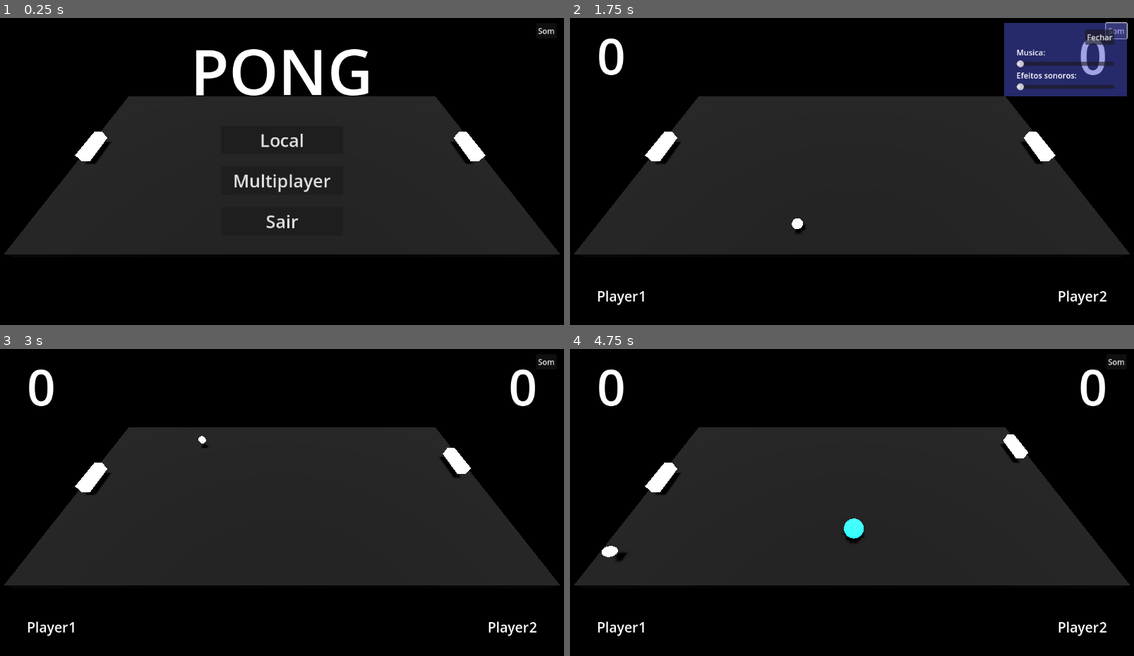
Above: before the commit, frames 1-4 (two rows, left to right).
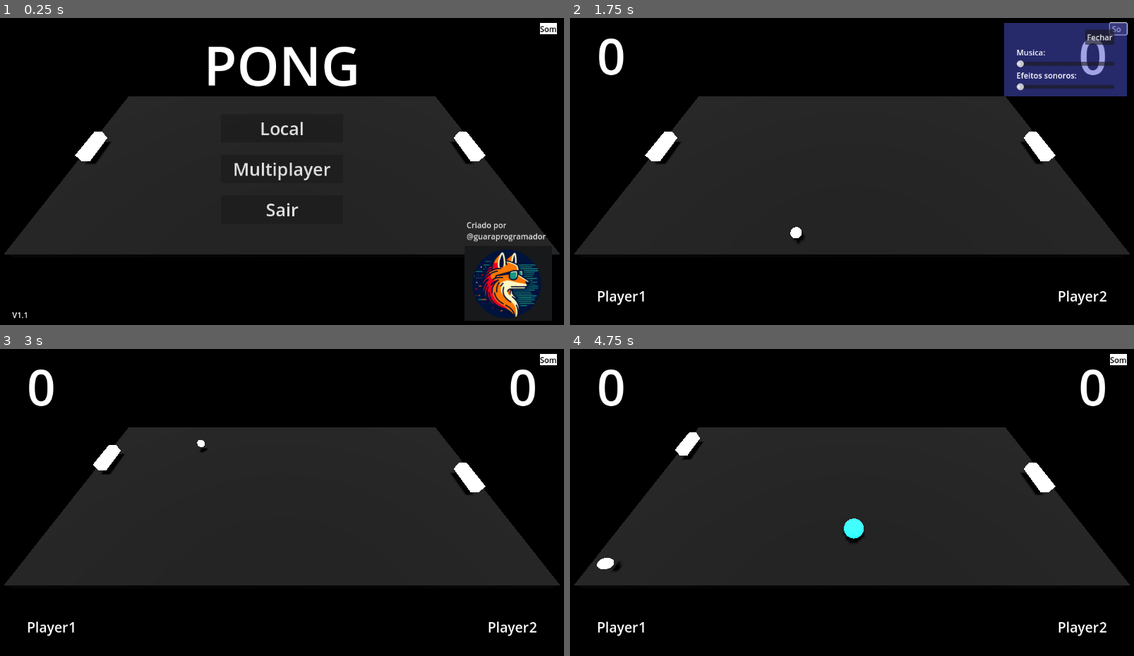
Above: after the commit, the same moments.

Repository: GuaraProductions/Pong3DMultiplayer
Game: Godot game, scene res://Main/jogo.tscn
The game is run twice, just before and just after one commit, with the same random seed, the same clock (stepped at 60 frames per second) and the same inputs. Sound files missing from this copy of the repository are replaced by a short silence.
Inputs:
- Up to frame 1 (0.25 s): no input
- Up to frame 2 (1.75 s): click "Local" at 0.5 s; click "Som" at 1.25 s
- Up to frame 3 (3 s): click "Fechar" at 2 s; hold W (player1_up, bound only after the commit) from 2.78 s (still down); tap Shift (player1_sprint, bound only after the commit) at 2.85 s
- Up to frame 4 (4.75 s): release W (player1_up, bound only after the commit) at 3.53 s; hold S (player1_down, bound only after the commit) 3.53-4.28 s; tap Shift (player1_sprint, bound only after the commit) at 3.6, 4.35 s; hold W (player1_up, bound only after the commit) from 4.28 s (still down)

The runs differ from the first frame. In frame 1, 7.3% of the frame differs, in the area x 2-99%, y 1-99%; in frame 2, 0.2%; in frame 3, 1.2%; in frame 4, 1.5%.

Commit message:
v1.1.0 update

Diff:
--- a/Main/Login.gd
+++ b/Main/Login.gd
@@ -8,7 +8,19 @@
 @export var nickname : TextEdit
 
 func _on_logar_pressed():
-	logar.emit(ip.text, int(port.text), nickname.text)
+	if not _is_valid_ip_port_number(port.text) or not _is_valid_ip_address(ip.text):
+		OS.alert("Porta ou ip inválido!")
+	else:
+		logar.emit(ip.text.strip_edges(), int(port.text.strip_edges()), nickname.text.strip_edges())
 
 func _on_criar_server_pressed():
-	criar_server.emit(ip.text, int(port.text), nickname.text)
+	if not _is_valid_ip_port_number(port.text):
+		OS.alert("Error! porta inválida")
+	else:
+		criar_server.emit(ip.text.strip_edges(), int(port.text.strip_edges()), nickname.text.strip_edges())
+
+func _is_valid_ip_address(ip: String):
+	return ip.is_valid_ip_address() or ip == "localhost"
+
+func _is_valid_ip_port_number(port: String):
+	return port.is_valid_int() and port.length() <= 5
--- a/Main/Player/Bola.gd
+++ b/Main/Player/Bola.gd
@@ -1,12 +1,12 @@
 extends CharacterBody3D
 class_name Bola
 
-@export var initial_speed : float = 12.0
+@export var initial_speed : float = 12
 @export var fator_de_aumento_da_velocidade : float = 0.25
 @export var fator_de_diminuir_a_velocidade : float = 0.20
 @export var sfx_player : SFXPlayer
 
-@export var velocidade_maxima = 35
+@export var velocidade_maxima = 65
 
 var direction : Vector3 = Vector3(1,0,1)
 
@@ -63,4 +63,4 @@
 	speed = max(speed - speed * fator_de_diminuir_a_velocidade, 6)
 
 func aumentar_velocidade() -> void:
-	speed += min((speed * fator_de_aumento_da_velocidade),velocidade_maxima)
+	speed = min(speed + (speed * fator_de_aumento_da_velocidade),velocidade_maxima)
--- a/Main/Player/Player1.tres
+++ b/Main/Player/Player1.tres
@@ -6,3 +6,4 @@
 script = ExtResource("1_u47k7")
 up = "player1_up"
 down = "player1_down"
+sprint = "player1_sprint"
--- a/Main/Player/Player2.tres
+++ b/Main/Player/Player2.tres
@@ -6,3 +6,4 @@
 script = ExtResource("1_oq7hh")
 up = "player2_up"
 down = "player2_down"
+sprint = "player2_sprint"
--- a/Main/Player/PlayerControl.gd
+++ b/Main/Player/PlayerControl.gd
@@ -3,7 +3,9 @@
 
 @export var up : String
 @export var down : String
+@export var sprint : String
 
-func _init(p_up: String = "player1_up", p_down: String = "player1_down"):
+func _init(p_up: String = "player1_up", p_down: String = "player1_down", p_sprint: String = "player1_sprint"):
 	up = p_up
 	down = p_down
+	sprint = p_sprint
--- a/Main/Player/player.gd
+++ b/Main/Player/player.gd
@@ -26,6 +26,11 @@
 		set_physics_process(false)
 		return
 
+	if Input.is_action_pressed(controls.sprint):
+		speed = 25
+	else:
+		speed = 15
+
 	var input_vector := Vector3.ZERO
 
 	input_vector.z = Input.get_action_strength(controls.down) - Input.get_action_strength(controls.up)
--- a/Main/TelaDoJogo.gd
+++ b/Main/TelaDoJogo.gd
@@ -33,6 +33,7 @@
 	placar_player_2.text = "0"
 	pos_partida.visible = false
 	texto_vencedor.text = ""
+	texto_vencedor.visible = false
 	jogo_acabou = false
 
 func _on_gol_player_1_body_entered(body):
@@ -42,7 +43,7 @@
 
 	atualizar_placar_gol_player2.rpc()
 
-@rpc("any_peer","call_local")
+@rpc("authority","call_local")
 func atualizar_placar_gol_player2():
 	var placar_inteiro := int(placar_player_2.text) + 1
 
@@ -61,7 +62,7 @@
 
 	atualizar_placar_gol_player1.rpc()
 
-@rpc("any_peer","call_local")
+@rpc("authority","call_local")
 func atualizar_placar_gol_player1():
 	var placar_inteiro := int(placar_player_1.text) + 1
 
--- a/Main/Telas.gd
+++ b/Main/Telas.gd
@@ -122,9 +122,10 @@
 
 func _on_sair_pressed():
 	sfx_player.press_button_sfx()
+	fechar_jogo()
+
+func fechar_jogo():
 	multiplayer.multiplayer_peer.close()
-	game.reset()
-	placar.reset()
 	voltar_tela_principal()
 	multiplayer_ligado = false
 
@@ -136,6 +137,7 @@
 func voltar_tela_principal():
 	get_tree().paused = true
 	game.reset()
+	placar.reset()
 	placar.visible = false
 	tela_principal.visible = true
 
@@ -145,6 +147,13 @@
 	tela_principal.visible = true
 	tela_login.visible = false
 
+func _input(event):
+
+	if Input.is_action_pressed("quit_game") and game.jogo_iniciado:
+		fechar_jogo()
 
 func _on_quit_pressed():
 	get_tree().quit()
+
+func _on_criador_botao_pressed():
+	OS.shell_open("https://www.youtube.com/channel/UCLKDlJYYqKRg_CEokPUceEQ")
--- a/Main/jogo.gd
+++ b/Main/jogo.gd
@@ -14,6 +14,8 @@
 var player1_spawn : Vector3
 var player2_spawn : Vector3
 
+var jogo_iniciado : bool = false
+
 func _ready():
 	player1_spawn = player1.global_position
 	player2_spawn = player2.global_position
@@ -28,6 +30,7 @@
 	spawner_de_poder.remover_todos_poderes()
 	gol_player1.set_deferred("monitoring", true)
 	gol_player2.set_deferred("monitoring", true)
+	jogo_iniciado = false
 
 func preparar_jogo_para_multiplayer(lado_esquerdo: bool = true) -> void:
 
@@ -55,6 +58,7 @@
 		player2.configurar_controles(2)
 		spawner_de_poder.ativado = true
 
+	jogo_iniciado = true
 	bola.visible = true
 	bola.resetar(marcador.global_position, randi() % 2)
 	bola.set_physics_process(true)
--- a/Main/jogo.tscn
+++ b/Main/jogo.tscn
@@ -7,6 +7,7 @@
 [ext_resource type="Script" path="res://Main/TelaDoJogo.gd" id="4_kxv83"]
 [ext_resource type="Script" path="res://Main/Telas.gd" id="6_4wghm"]
 [ext_resource type="PackedScene" uid="uid://xhxmyfvoon4g" path="res://Main/Poderes/AreaSpawnPoderes.tscn" id="7_u86i4"]
+[ext_resource type="Texture2D" uid="uid://cuspn4llfkeah" path="res://resources/images/guara.png" id="8_yt2iy"]
 [ext_resource type="Script" path="res://Main/Login.gd" id="9_f5b6f"]
 [ext_resource type="Script" path="res://Main/GameMusic.gd" id="9_g5x34"]
 [ext_resource type="Script" path="res://Main/TelaDeSom.gd" id="9_w7r42"]
@@ -34,14 +35,7 @@
 sky = SubResource("Sky_arn6k")
 ambient_light_source = 3
 
-[sub_resource type="BoxShape3D" id="BoxShape3D_byjv2"]
-size = Vector3(50.3331, 2.37488, 1)
-
-[sub_resource type="BoxShape3D" id="BoxShape3D_m7kdu"]
-size = Vector3(50.2613, 2.375, 1)
-
-[sub_resource type="BoxShape3D" id="BoxShape3D_ldk4a"]
-size = Vector3(2.65869, 3.21777, 25.9615)
+[sub_resource type="WorldBoundaryShape3D" id="WorldBoundaryShape3D_y3225"]
 
 [sub_resource type="LabelSettings" id="LabelSettings_1bwn6"]
 font_size = 28
@@ -56,7 +50,7 @@
 font_size = 102
 
 [sub_resource type="LabelSettings" id="LabelSettings_d2w5k"]
-font_size = 128
+font_size = 110
 
 [sub_resource type="LabelSettings" id="LabelSettings_ohm7h"]
 font_size = 36
@@ -66,6 +60,9 @@
 
 [sub_resource type="StyleBoxFlat" id="StyleBoxFlat_eotil"]
 bg_color = Color(0.658824, 0.694118, 0.87451, 1)
+
+[sub_resource type="StyleBoxFlat" id="StyleBoxFlat_s6y4p"]
+bg_color = Color(1, 1, 1, 1)
 
 [node name="Jogo" type="Node3D" node_paths=PackedStringArray("bola", "marcador", "player1", "player2", "gol_player1", "gol_player2", "spawner_de_poder")]
 script = ExtResource("1_pukle")
@@ -98,19 +95,19 @@
 shadow_enabled = true
 directional_shadow_mode = 0
 
-[node name="ParedeBaixo" type="StaticBody3D" parent="."]
-transform = Transform3D(1, 0, 0, 0, 1, 0, 0, 0, 1, 0, 0.705594, 0)
-
-[node name="CollisionShape3D" type="CollisionShape3D" parent="ParedeBaixo"]
-transform = Transform3D(1, 0, 0, 0, 1, 0, 0, 0, 1, -0.427559, -0.410165, 13.0134)
-shape = SubResource("BoxShape3D_byjv2")
-
-[node name="ParedeTopo" type="StaticBody3D" parent="."]
-transform = Transform3D(1, 0, 0, 0, 1, 0, 0, 0, 1, 0.512813, 0.705594, -26.0102)
-
-[node name="CollisionShape3D" type="CollisionShape3D" parent="ParedeTopo"]
-transform = Transform3D(1, 0, 0, 0, 1, 0, 0, 0, 1, -0.83309, -0.410165, 13.0134)
-shape = SubResource("BoxShape3D_m7kdu")
+[node name="Parede4" type="StaticBody3D" parent="."]
+transform = Transform3D(1, 0, 0, 0, -4.37114e-08, 1, 0, -1, -4.37114e-08, -0.797131, 15.8926, 12.8603)
+
+[node name="CollisionShape3D" type="CollisionShape3D" parent="Parede4"]
+transform = Transform3D(2, 0, 0, 0, 2, 0, 0, 0, 2, 2.28082, -0.0485124, -12.3428)
+shape = SubResource("WorldBoundaryShape3D_y3225")
+
+[node name="Parede2" type="StaticBody3D" parent="."]
+transform = Transform3D(1, 0, 0, 0, -4.37114e-08, -1, 0, 1, -4.37114e-08, 0, 3.39201, -13.1055)
+
+[node name="CollisionShape3D" type="CollisionShape3D" parent="Parede2"]
+transform = Transform3D(2, 0, 0, 0, 2, 0, 0, 0, 2, 0, 0, 0)
+shape = SubResource("WorldBoundaryShape3D_y3225")
 
 [node name="Bola" parent="." node_paths=PackedStringArray("sfx_player") instance=ExtResource("2_h4ylc")]
 visible = false
@@ -122,17 +119,17 @@
 collision_mask = 2
 
 [node name="CollisionShape3D" type="CollisionShape3D" parent="GolPlayer1"]
-transform = Transform3D(1, 0, 0, 0, 1, 0, 0, 0, 1, 0.829346, 0.512472, -0.0332813)
-shape = SubResource("BoxShape3D_ldk4a")
+transform = Transform3D(-8.74228e-08, 2, -8.74228e-08, 0, -8.74228e-08, -2, -2, -8.74228e-08, 3.82137e-15, 2.6838, 3.40379, 3.49672)
+shape = SubResource("WorldBoundaryShape3D_y3225")
 
 [node name="GolPlayer2" type="Area3D" parent="."]
-transform = Transform3D(1, 0, 0, 0, 1, 0, 0, 0, 1, 25.2462, 0, 0)
+transform = Transform3D(1, 0, 0, 0, 1, 0, 0, 0, 1, 22.9466, 0, 0)
 collision_layer = 2
 collision_mask = 2
 
 [node name="CollisionShape3D" type="CollisionShape3D" parent="GolPlayer2"]
-transform = Transform3D(1, 0, 0, 0, 1, 0, 0, 0, 1, 0.829346, 0.512472, -0.0332813)
-shape = SubResource("BoxShape3D_ldk4a")
+transform = Transform3D(-8.74228e-08, -2, 0, 2, -8.74228e-08, 0, 0, 0, 2, 2.1873, 3.46911, 0)
+shape = SubResource("WorldBoundaryShape3D_y3225")
 
 [node name="PosicaoInicial" type="Marker3D" parent="."]
 
@@ -271,6 +268,30 @@
 theme_override_font_sizes/font_size = 36
 text = "Sair"
 
+[node name="Criador" type="VBoxContainer" parent="Telas/Principal"]
+layout_mode = 2
+size_flags_horizontal = 8
+size_flags_vertical = 8
+
+[node name="CriadorBotao" type="Button" parent="Telas/Principal/Criador"]
+layout_mode = 2
+text = "Criado por
+@guaraprogramador"
+flat = true
+alignment = 0
+
+[node name="TextureRect" type="TextureRect" parent="Telas/Principal/Criador"]
+layout_mode = 2
+size_flags_horizontal = 8
+size_flags_vertical = 8
+texture = ExtResource("8_yt2iy")
+
+[node name="Label" type="Label" parent="Telas/Principal"]
+layout_mode = 2
+size_flags_horizontal = 0
+size_flags_vertical = 8
+text = "V1.1"
+
 [node name="Login" type="MarginContainer" parent="Telas" node_paths=PackedStringArray("ip", "port", "nickname")]
 visible = false
 anchors_preset = 15
@@ -387,9 +408,12 @@
 layout_mode = 2
 size_flags_horizontal = 8
 size_flags_vertical = 0
+theme_override_colors/font_color = Color(0, 0, 0, 1)
+theme_override_styles/normal = SubResource("StyleBoxFlat_s6y4p")
 text = "Som"
 
 [node name="ColorRect" type="ColorRect" parent="Telas/Som"]
+visible = false
 custom_minimum_size = Vector2(250, 150)
 layout_mode = 2
 size_flags_horizontal = 8
@@ -456,6 +480,7 @@
 [connection signal="pressed" from="Telas/Principal/VBoxContainer/Local" to="Telas" method="_on_local_pressed"]
 [connection signal="pressed" from="Telas/Principal/VBoxContainer/Multiplayer" to="Telas" method="_on_multiplayer_pressed"]
 [connection signal="pressed" from="Telas/Principal/VBoxContainer/Quit" to="Telas" method="_on_quit_pressed"]
+[connection signal="pressed" from="Telas/Principal/Criador/CriadorBotao" to="Telas" method="_on_criador_botao_pressed"]
 [connection signal="criar_server" from="Telas/Login" to="Telas" method="_on_login_criar_server"]
 [connection signal="logar" from="Telas/Login" to="Telas" method="_on_login_logar"]
 [connection signal="pressed" from="Telas/Login/Back" to="Telas" method="_on_back_pressed"]
--- a/project.godot
+++ b/project.godot
@@ -19,22 +19,37 @@
 
 player1_up={
 "deadzone": 0.5,
-"events": [Object(InputEventKey,"resource_local_to_scene":fa …(140 unchanged characters)… d":false,"keycode":0,"physical_keycode":4194320,"key_label":0,"unicode":0,"echo":false,"script":null)
+"events": [Object(InputEventKey,"resource_local_to_scene":fa …(140 unchanged characters)… d":false,"keycode":0,"physical_keycode":87,"key_label":0,"unicode":119,"echo":false,"script":null)
 ]
 }
 player1_down={
 "deadzone": 0.5,
-"events": [Object(InputEventKey,"resource_local_to_scene":fa …(140 unchanged characters)… d":false,"keycode":0,"physical_keycode":4194322,"key_label":0,"unicode":0,"echo":false,"script":null)
+"events": [Object(InputEventKey,"resource_local_to_scene":fa …(140 unchanged characters)… d":false,"keycode":0,"physical_keycode":83,"key_label":0,"unicode":115,"echo":false,"script":null)
 ]
 }
 player2_up={
 "deadzone": 0.5,
-"events": [Object(InputEventKey,"resource_local_to_scene":fa …(140 unchanged characters)… d":false,"keycode":0,"physical_keycode":87,"key_label":0,"unicode":119,"echo":false,"script":null)
+"events": [Object(InputEventKey,"resource_local_to_scene":fa …(140 unchanged characters)… d":false,"keycode":0,"physical_keycode":4194320,"key_label":0,"unicode":0,"echo":false,"script":null)
 ]
 }
 player2_down={
 "deadzone": 0.5,
-"events": [Object(InputEventKey,"resource_local_to_scene":fa …(140 unchanged characters)… d":false,"keycode":0,"physical_keycode":83,"key_label":0,"unicode":115,"echo":false,"script":null)
+"events": [Object(InputEventKey,"resource_local_to_scene":fa …(140 unchanged characters)… d":false,"keycode":0,"physical_keycode":4194322,"key_label":0,"unicode":0,"echo":false,"script":null)
+]
+}
+player1_sprint={
+"deadzone": 0.5,
+"events": [Object(InputEventKey,"resource_local_to_scene":false,"resource_name":"","device":-1,"window_id":0,"alt_pressed":false,"shift_pressed":false,"ctrl_pressed":false,"meta_pressed":false,"pressed":false,"keycode":0,"physical_keycode":4194325,"key_label":0,"unicode":0,"echo":false,"script":null)
+]
+}
+player2_sprint={
+"deadzone": 0.5,
+"events": [Object(InputEventKey,"resource_local_to_scene":false,"resource_name":"","device":-1,"window_id":0,"alt_pressed":false,"shift_pressed":false,"ctrl_pressed":false,"meta_pressed":false,"pressed":false,"keycode":0,"physical_keycode":46,"key_label":0,"unicode":46,"echo":false,"script":null)
+]
+}
+quit_game={
+"deadzone": 0.5,
+"events": [Object(InputEventKey,"resource_local_to_scene":false,"resource_name":"","device":-1,"window_id":0,"alt_pressed":false,"shift_pressed":false,"ctrl_pressed":false,"meta_pressed":false,"pressed":false,"keycode":0,"physical_keycode":4194305,"key_label":0,"unicode":0,"echo":false,"script":null)
 ]
 }
 
Binary file added: resources/images/guara.png
Not shown, added: resources/images/guara.png.import
